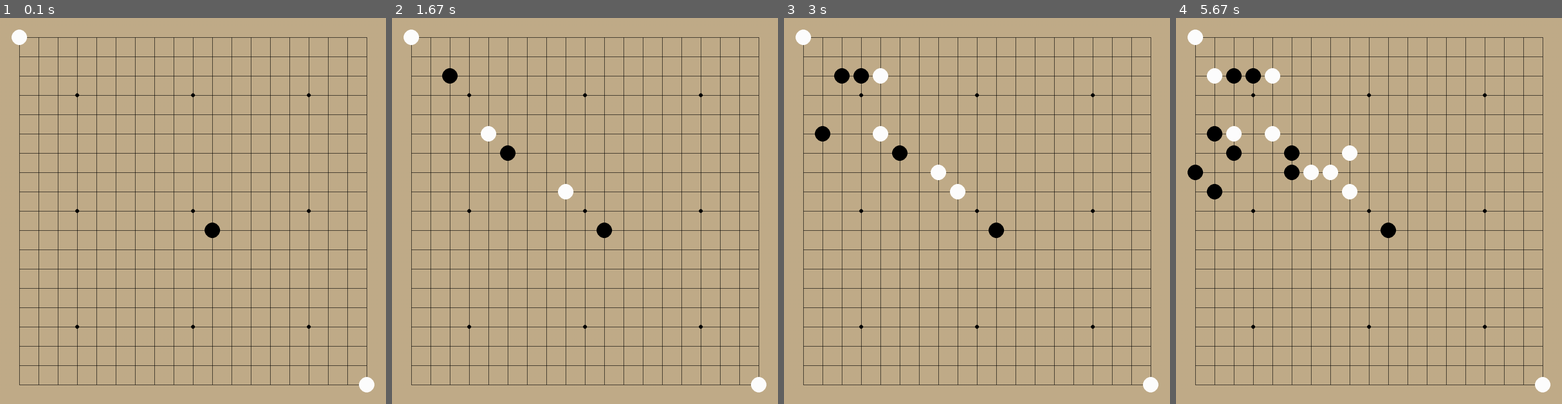
Above: before the commit, frames 1-4 (left to right).
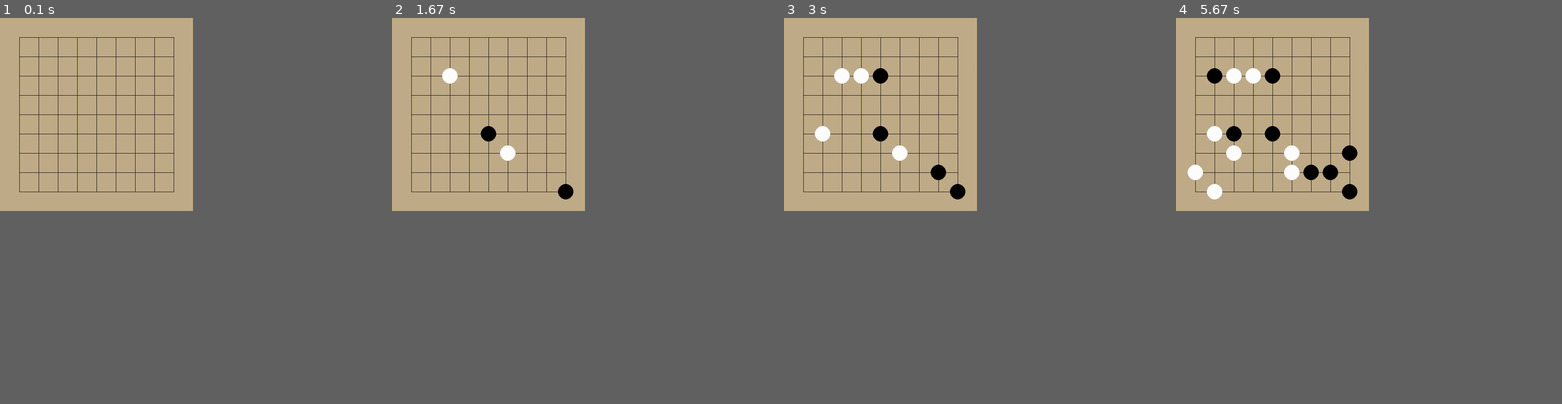
Above: after the commit, the same moments.

Repository: sandromund/pygame_go_client
Game: pygame game, started from main.py
Same seed, same stepped clock (60 frames per second), same inputs: the game is played once before the commit and once after it.
Inputs (mouse positions are in pixels of both pictures, inside the frame that each line leads up to):
- Up to frame 1 (0.1 s): no input
- Up to frame 2 (1.67 s): press the mouse at (488, 126) at 0.37 s; move the mouse to (465, 122) at 0.47 s; release the mouse at (442, 114) at 0.6 s; click (507, 156) at 0.72 s; click (557, 183) at 1.05 s; click (442, 75) at 1.38 s
- Up to frame 3 (3 s): click (872, 79) at 1.72 s; click (853, 75) at 2.05 s; click (946, 164) at 2.38 s; click (818, 133) at 2.72 s
- Up to frame 4 (5.67 s): click (1214, 75) at 3.05 s; click (1226, 149) at 3.38 s; click (1341, 156) at 3.72 s; click (1214, 183) at 4.05 s; click (1233, 129) at 4.38 s; click (1284, 168) at 4.72 s; click (1307, 180) at 5.05 s; click (1203, 180) at 5.38 s
In our replay, the window is 900x900 before the commit and 450x450 after it. These sizes can differ from the game's own. Grey fills any space a smaller window leaves; there, only what the larger window draws over its background counts as a difference.

The runs differ from the first frame. In frame 1, 3.4% of the frame differs, in the area x 3-97%, y 3-97%; in frame 2, 3.9%; in frame 3, 4.4%; in frame 4, 5.5%.

Commit message:
Version 1

Diff:
--- a/main.py
+++ b/main.py
@@ -3,7 +3,7 @@
 
 from src.board import Board
 
-board = Board(size=19)
+board = Board(size=9)
 
 window_size = board.cell_size * (board.size + 1)
 
@@ -14,7 +14,7 @@
 screen = pygame.display.set_mode((window_size, window_size))
 pygame.display.set_caption('Go Board')
 
-current_play = 1
+current_play = 2
 
 # Main loop
 running = True
@@ -23,14 +23,18 @@
         if event.type == pygame.QUIT:
             running = False
         if event.type == pygame.MOUSEBUTTONDOWN:
-            print(event.pos, )
+            mouse_buttons = pygame.mouse.get_pressed()
             x, y = board.map_pos_to_closest_possible_field(event.pos)
-            board.board[x][y] = current_play
+            if mouse_buttons[0]:
+                if board.board[x][y] == 0:
+                    board.board[x][y] = current_play
 
-            if current_play == 1:
-                current_play = 2
-            else:
-                current_play = 1
+                    if current_play == 1:
+                        current_play = 2
+                    else:
+                        current_play = 1
+            elif mouse_buttons[2]:
+                board.board[x][y] = 0
 
     board.draw(screen)
 
--- a/src/board.py
+++ b/src/board.py
@@ -58,9 +58,6 @@
         screen.fill(self.background_color)
         self.draw_grid(screen)
         self.draw_star_points(screen)
-        self.draw_stone(10, 10, color=self.black, screen=screen)
-        self.board[0, 0] = 1
-        self.board[18, 18] = 1
         self.draw_stones(screen)
 
     def map_pos_to_closest_possible_field(self, screen_position):
